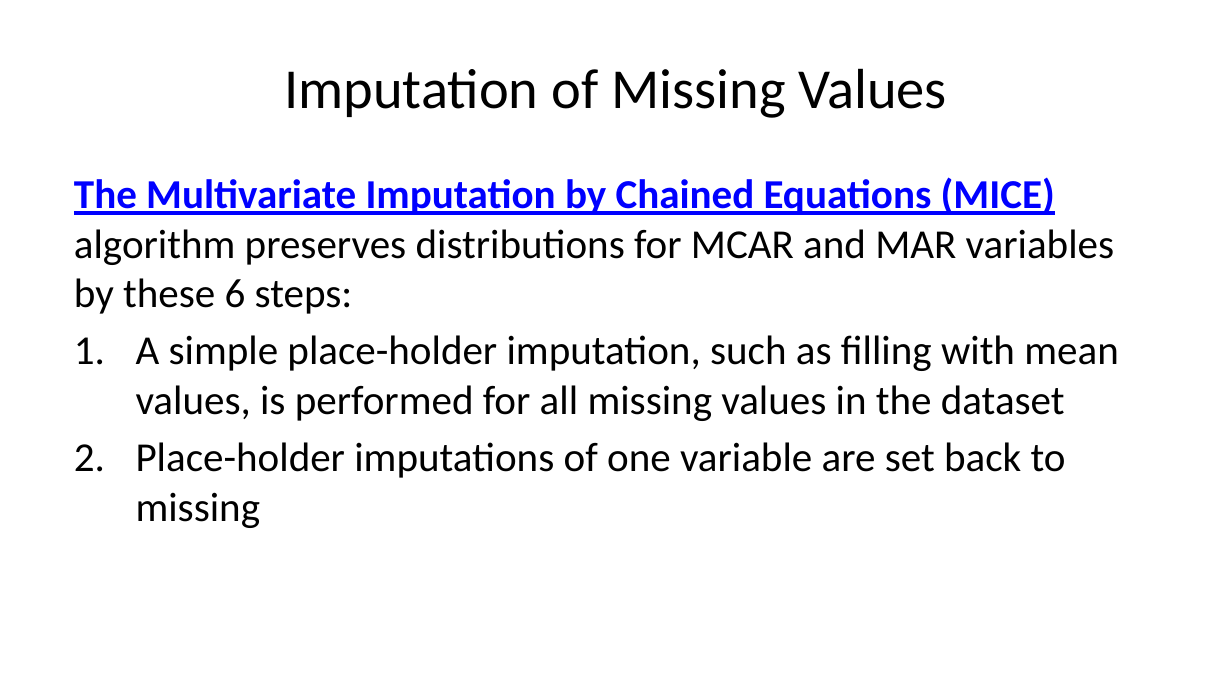
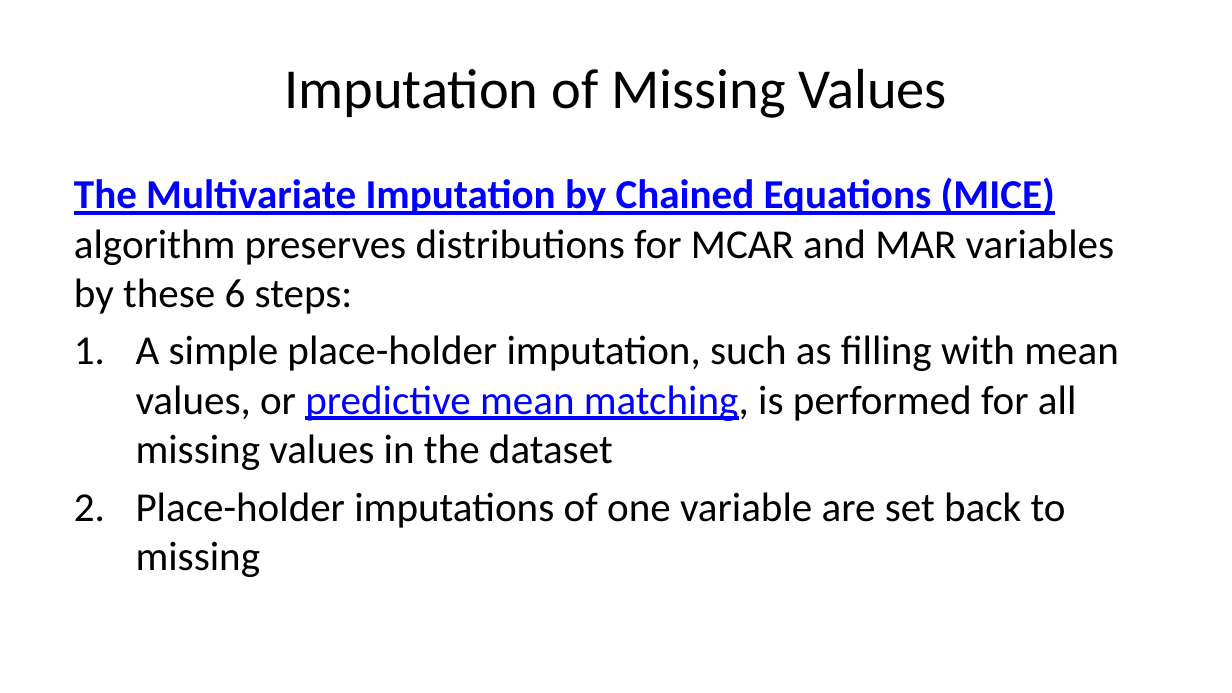
Before and after one commit to StephenElston/CSCI-E-83, a slide deck: slide 65 of LectureSlides/11_ModelsForMessyData.pptx (slide 66 before the commit). Drawn at 1232x693 pixels with LibreOffice and Linux fonts; fonts in the diff are those of the drawing. Boxes give left, top, right and bottom in pixels: in the first picture for what was removed or moved away, otherwise in the second. Text is boxed around its words. In the diff, an @@ line names an element or a change of style, - is before the commit and + after.

```diff
--- a/LectureSlides/11_ModelsForMessyData.pptx
+++ b/LectureSlides/11_ModelsForMessyData.pptx
@@ text at bbox=[136, 335, 1118, 470]: text changed @@
-1. A simple place-holder imputation, such as filling with mean values, is performed for all missing values in the dataset
+1. A simple place-holder imputation, such as filling with mean values, or predictive mean matching, is performed for all missing values in the dataset
```
Also in this commit, not shown: 12 other slides changed, 1 slide removed.
